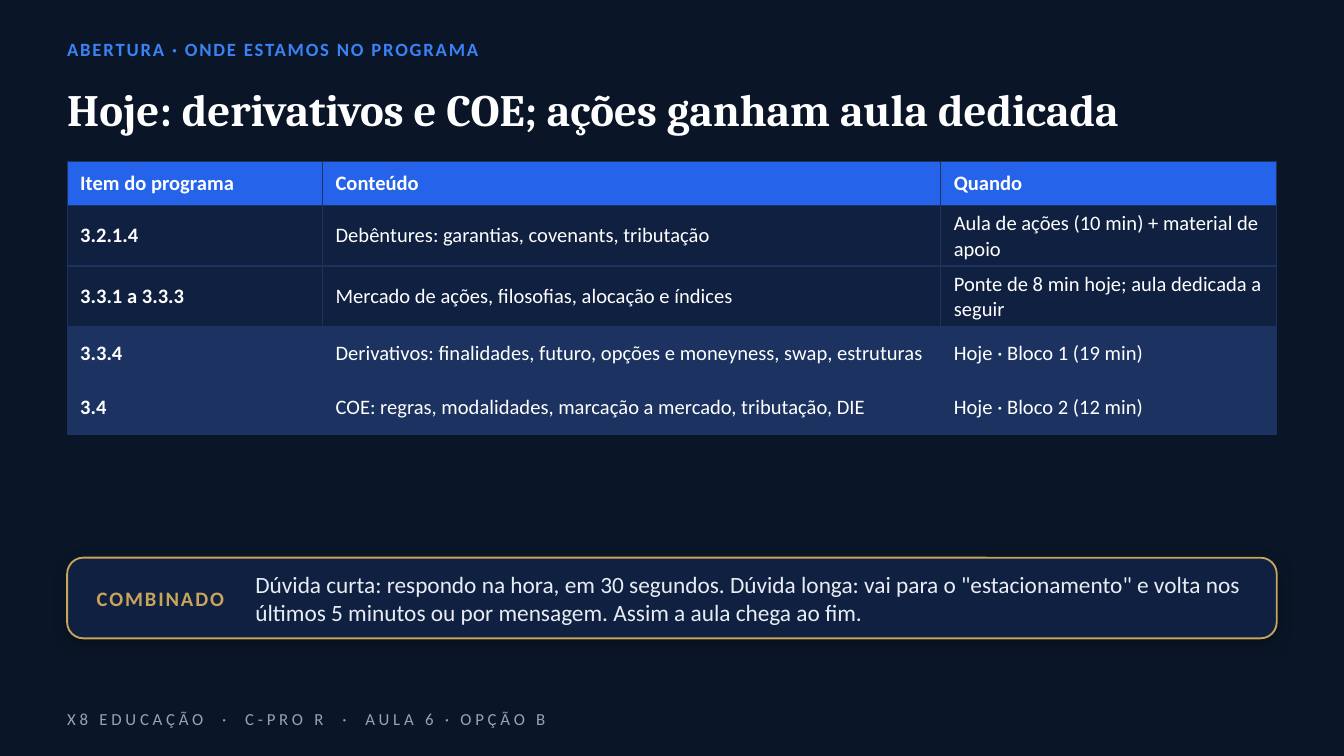
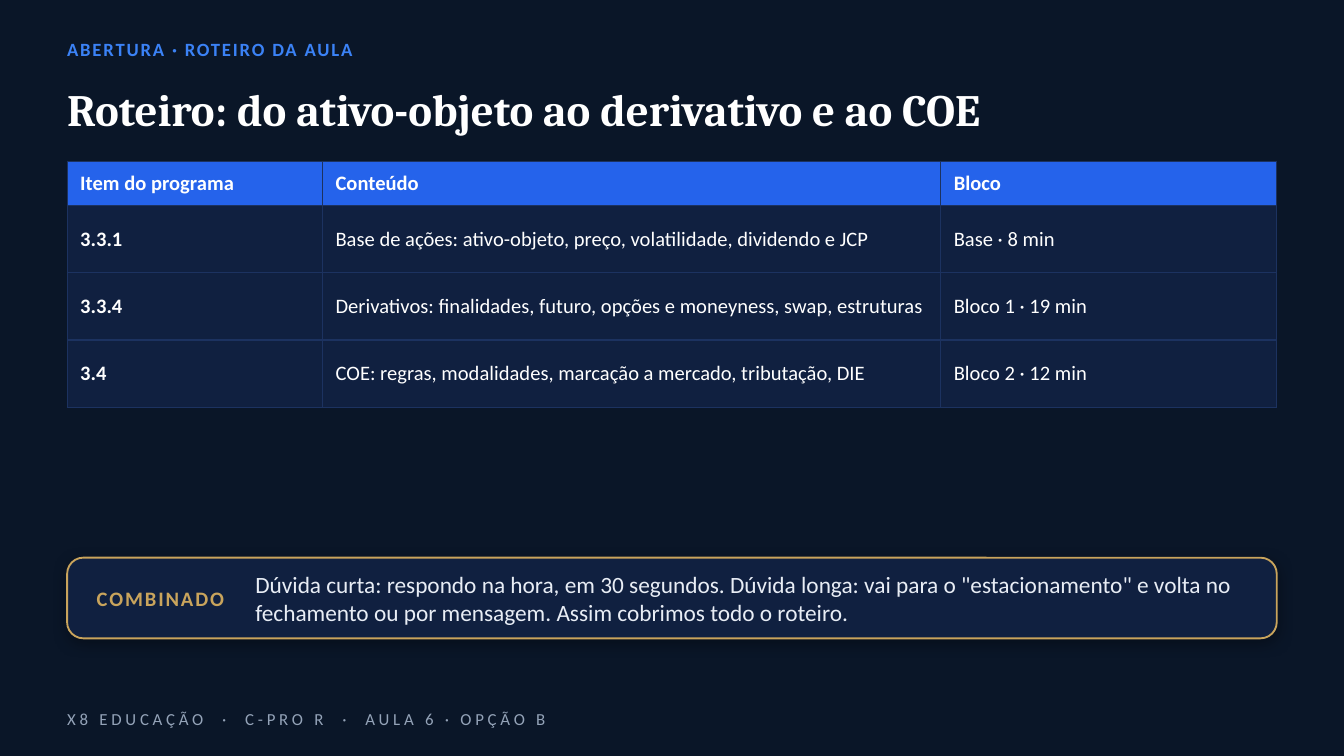
Before and after one commit to gabrielparreiradasilveira-lang/Principal, a slide deck: slide 2 of C-PRO_R_Aula_6_opcoes/B_Calendario/C-PRO_R_-_Aula_6_-_Opcao_B.pptx. Drawn at 1344x756 pixels with LibreOffice and Linux fonts; fonts in the diff are those of the drawing; background and template pictures are left out. Boxes give left, top, right and bottom in pixels: in the first picture for what was removed or moved away, otherwise in the second. Text is boxed around its words. In the diff, an @@ line names an element or a change of style, - is before the commit and + after.

```diff
--- a/C-PRO_R_Aula_6_opcoes/B_Calendario/C-PRO_R_-_Aula_6_-_Opcao_B.pptx
+++ b/C-PRO_R_Aula_6_opcoes/B_Calendario/C-PRO_R_-_Aula_6_-_Opcao_B.pptx
@@ text at (x1=67, y1=44, x2=353, y2=56): text changed @@
-ABERTURA · ONDE ESTAMOS NO PROGRAMA
+ABERTURA · ROTEIRO DA AULA
@@ title at (x1=67, y1=95, x2=980, y2=136): text changed @@
-Hoje: derivativos e COE; ações ganham aula dedicada
+Roteiro: do ativo-objeto ao derivativo e ao COE
@@ table at (x1=67, y1=161, x2=1277, y2=407) @@
-row 1: Item do programa | Conteúdo | Quando
-row 2: 3.2.1.4 | Debêntures: garantias, covenants, tributação | Aula de ações (10 min) + material de apoio
-row 3: 3.3.1 a 3.3.3 | Mercado de ações, filosofias, alocação e índices | Ponte de 8 min hoje; aula dedicada a seguir
-row 4: 3.3.4 | Derivativos: finalidades, futuro, opções e moneyness, swap, estruturas | Hoje · Bloco 1 (19 min)
-row 5: 3.4 | COE: regras, modalidades, marcação a mercado, tributação, DIE | Hoje · Bloco 2 (12 min)
+row 1: Item do programa | Conteúdo | Bloco
+row 2: 3.3.1 | Base de ações: ativo-objeto, preço, volatilidade, dividendo e JCP | Base · 8 min
+row 3: 3.3.4 | Derivativos: finalidades, futuro, opções e moneyness, swap, estruturas | Bloco 1 · 19 min
+row 4: 3.4 | COE: regras, modalidades, marcação a mercado, tributação, DIE | Bloco 2 · 12 min
@@ text at (x1=255, y1=576, x2=1231, y2=625): text changed @@
-Dúvida curta: respondo na hora, em 30 segundos. Dúvida longa: vai para o "estacionamento" e volta nos últimos 5 minutos ou por mensagem. Assim a aula chega ao fim.
+Dúvida curta: respondo na hora, em 30 segundos. Dúvida longa: vai para o "estacionamento" e volta no fechamento ou por mensagem. Assim cobrimos todo o roteiro.
```
Also in this commit, not shown: 4 other slides changed, 11 other files.
